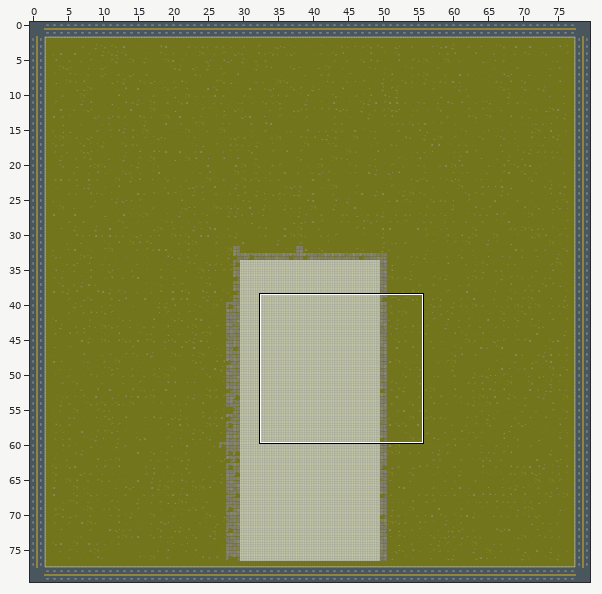
Tiled map, stored at assets/map/outside.tmx. Above: a wide view before the commit, with the close-up outlined.
Close-up. Earlier state:
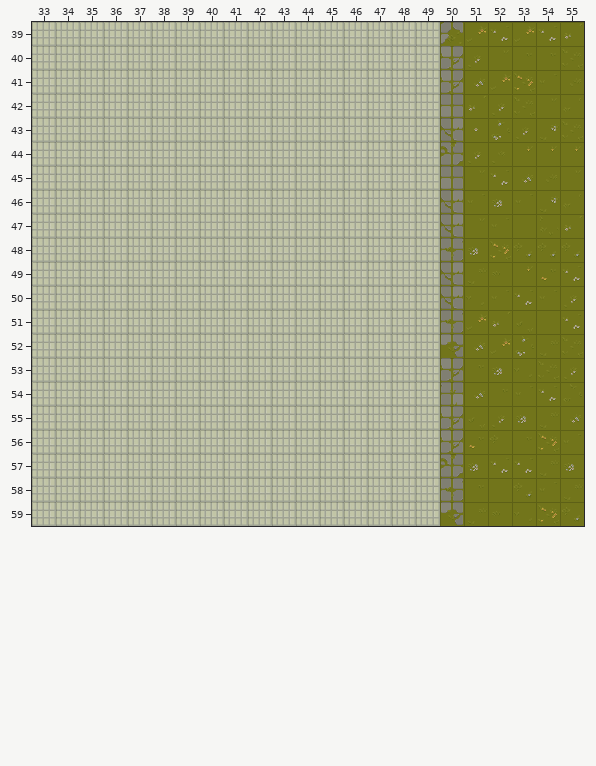
Cells are 32x32 px. Shown: x 33..55, y 39..59. The commit also changed other parts of the map, which this record leaves out.
The result:
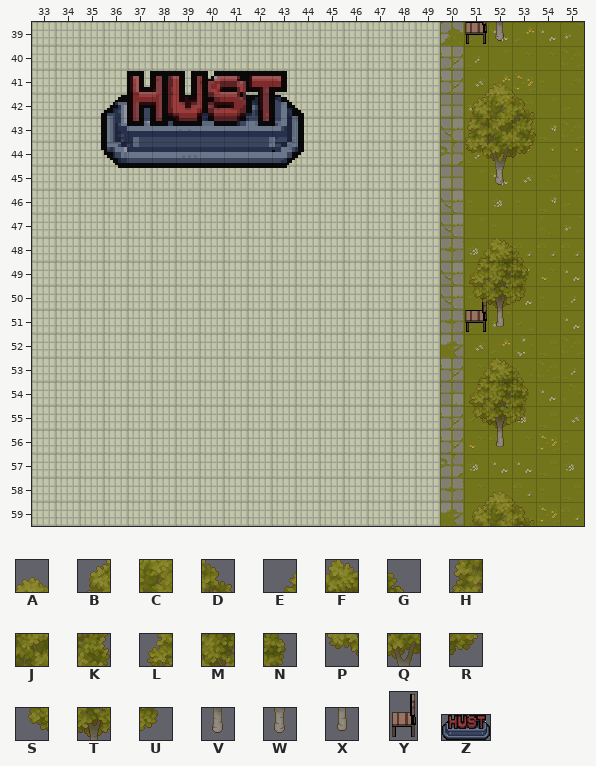
Key: from "nature": A 6, B 21, C 22, D 23, E 25, F 26, G 27, H 37, J 38, K 39, L 41, M 42, N 43, P 53, Q 54, R 55, S 57, T 58, U 59, V 66, W 70, X 74; from "outside": Y 100 "sprite_0001", Z 116 "sprite_0017".
_ is an empty cell.
Objects are placed by their top-left corner, in cells (3,4 is the top-left corner of cell 3,4); size is 1x1 cell unless given.
Tiles of an added or newly shown layer are drawn over the layers below it.
Edits made:
Layer "Object" (now shown):
y 51: x 51 _ -> Y
Layer "Tree" (now shown):
y 39: x 51..52 __ -> YV
y 41: x 52 _ -> A
y 42: x 51..53 ___ -> BCD
y 43: x 51..53 ___ -> HJK
y 44: x 51..53 ___ -> PQR
y 45: x 52 _ -> W
y 48: x 51..53 ___ -> EFG
y 49: x 51..53 ___ -> LMN
y 50: x 51..53 ___ -> STU
y 51: x 52 _ -> X
y 53: x 51..53 ___ -> EFG
y 54: x 51..53 ___ -> LMN
y 55: x 51..53 ___ -> STU
y 56: x 52 _ -> X
y 58: x 52 _ -> A
y 59: x 51..53 ___ -> BCD
Layer "HUST" (now shown):
added: Z "sprite_0017" at 35.9,41 size 8.4x4.1
